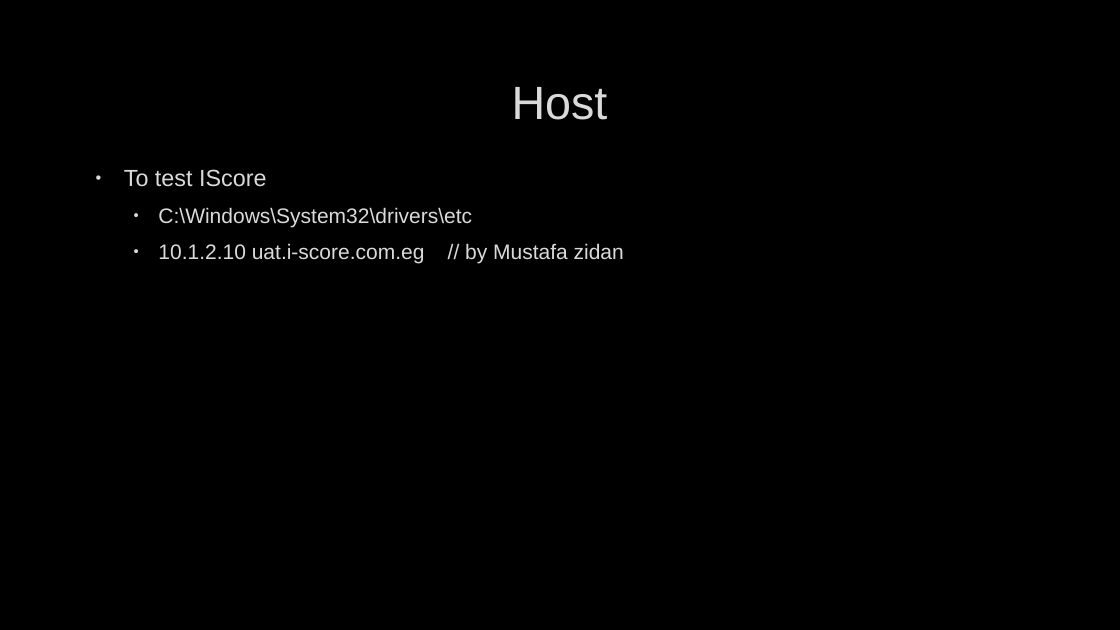
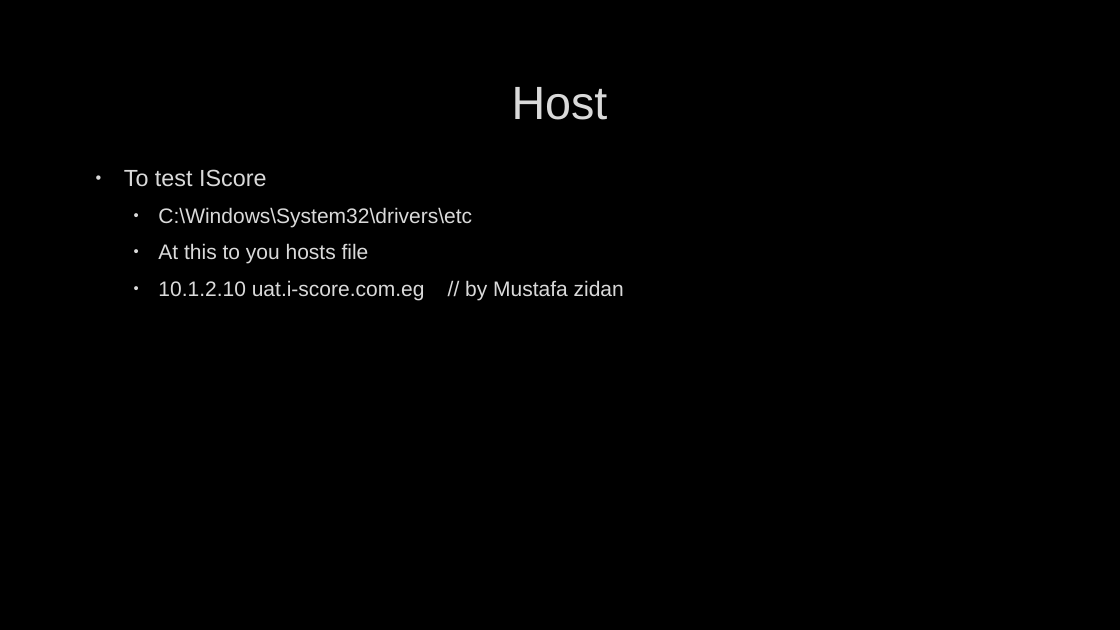
Before and after one commit to AhmedMohamedSamir1/Summary, a slide deck: slide 168 of Dot Net/Business.pptx (slide 131 before the commit). Drawn at 1120x630 pixels with LibreOffice and Linux fonts; fonts in the diff are those of the drawing; background and template pictures are left out. Boxes give left, top, right and bottom in pixels: in the first picture for what was removed or moved away, otherwise in the second. Text is boxed around its words. In the diff, an @@ line names an element or a change of style, - is before the commit and + after.

```diff
--- a/Dot Net/Business.pptx
+++ b/Dot Net/Business.pptx
@@ text at (158, 243, 369, 264): paragraph added @@
+  • At this to you hosts file
```
Also in this commit, not shown: 27 other slides changed, 64 slides added, 16 slides removed, 8 other files.
